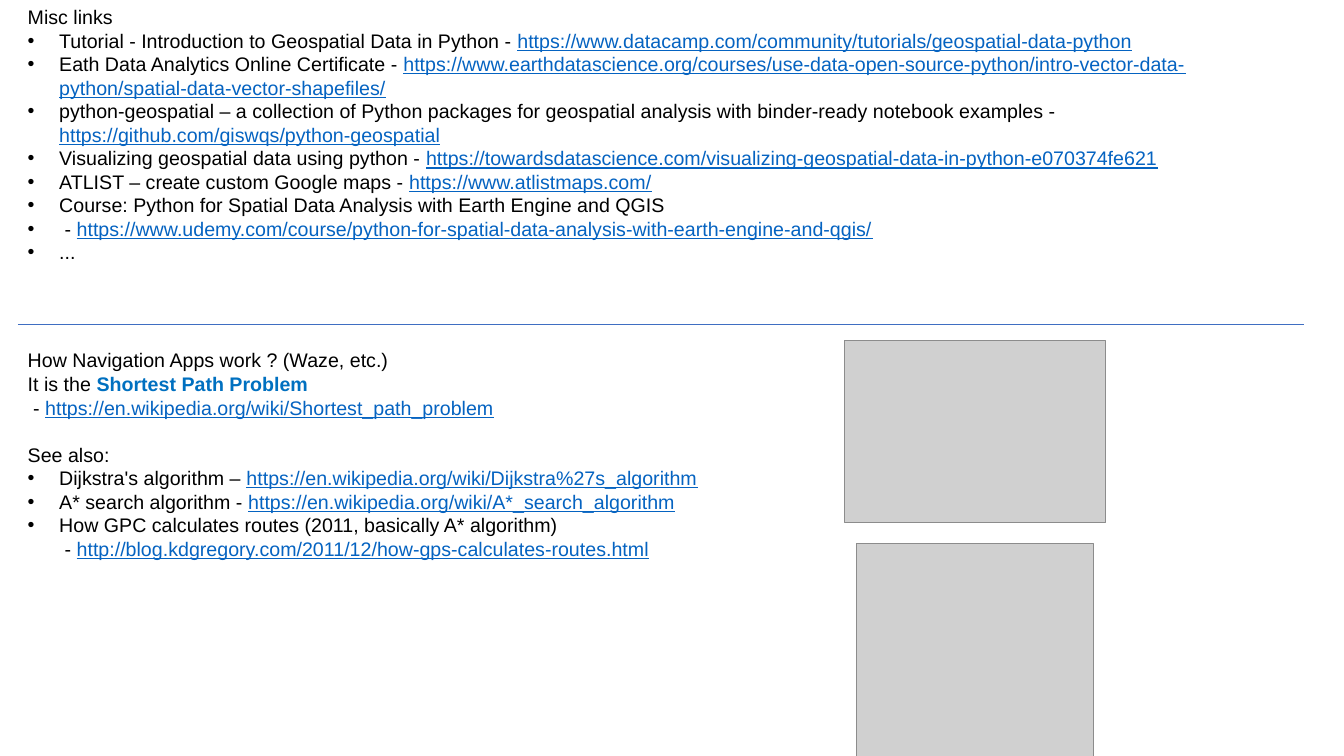
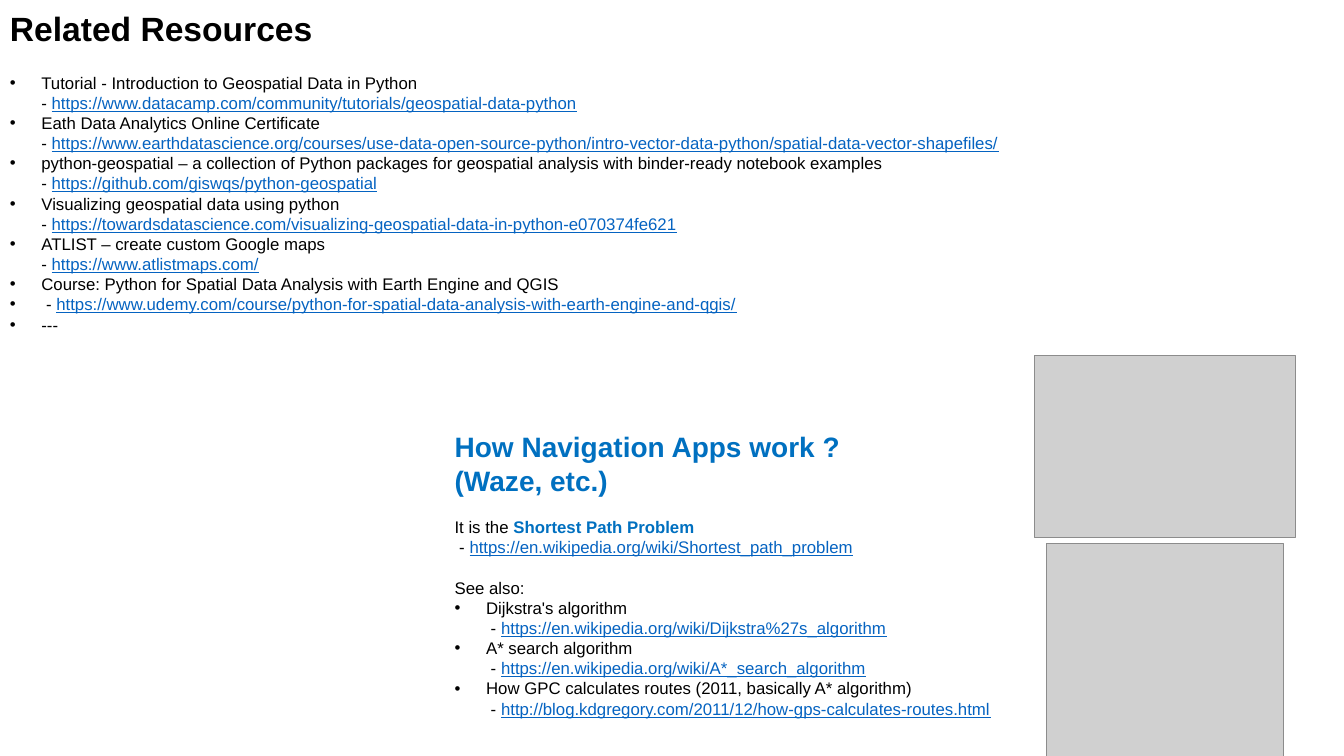
Before and after one commit to lselector/ml_ai_doc, a slide deck: slide 9 of Geo_Spatial.pptx (slide 7 before the commit). Drawn at 1344x756 pixels with LibreOffice and Linux fonts; fonts in the diff are those of the drawing; grey boxes stand for pictures. Boxes give left, top, right and bottom in pixels: in the first picture for what was removed or moved away, otherwise in the second. Text is boxed around its words. In the diff, an @@ line names an element or a change of style, - is before the commit and + after.

Commit message:
revised Geo_Spatial

```diff
--- a/Geo_Spatial.pptx
+++ b/Geo_Spatial.pptx
@@ text added at [10,16,313,42], 24 pt, text #000000, bold @@
+Related Resources
@@ text at [28,9,112,25]: paragraph removed @@
-Misc links
@@ text at [41,77,998,314]: text changed; size 14 to 12 pt @@
-• ...
+• ---
@@ text "Tutorial - Introduction to Geospatial ...": place and size @@
-text "Tutorial - Introduction to Geospatial ..." at [28,9,1184,240]
+text "Tutorial - Introduction to Geospatial ..." at [41,77,998,314]
@@ text at [41,77,998,314]: size 14 to 12 pt @@
@@ line removed from (18, 325) to (1305, 325) @@
@@ picture: place and size @@
-picture at [845,341,1106,523]
+picture at [1034,356,1296,538]
@@ text "How Navigation Apps work ?": place and size @@
-text "How Navigation Apps work ?" at [28,352,696,560]
+text "How Navigation Apps work ?" at [455,436,990,719]
@@ text at [455,436,814,496]: text changed; size 14 to 20 pt; text colour #000000 to #0070C0; bold on @@
-How Navigation Apps work ? (Waze, etc.)
+How Navigation Apps work ?
+(Waze, etc.)
@@ text at [455,521,990,719]: size 14 to 12 pt in "It is the Shortest Path Problem - ...", "See also:", "A* search algorithm - https://en.wikipedia.org/wiki/A*_searc ...", "How GPC calculates routes (2011, basically A* ..." @@
@@ picture: place and size @@
-picture at [857,544,1094,756]
+picture at [1047,544,1284,756]
@@ text at [486,602,886,638]: text changed; size 14 to 12 pt @@
-• Dijkstra's algorithm – https://en.wikipedia.org/wiki/Dijkstra%27s_algorithm
+• Dijkstra's algorithm
+  - https://en.wikipedia.org/wiki/Dijkstra%27s_algorithm
```
Also in this commit, not shown: 6 other slides changed, 3 slides added, 1 slide removed, 1 other file.
